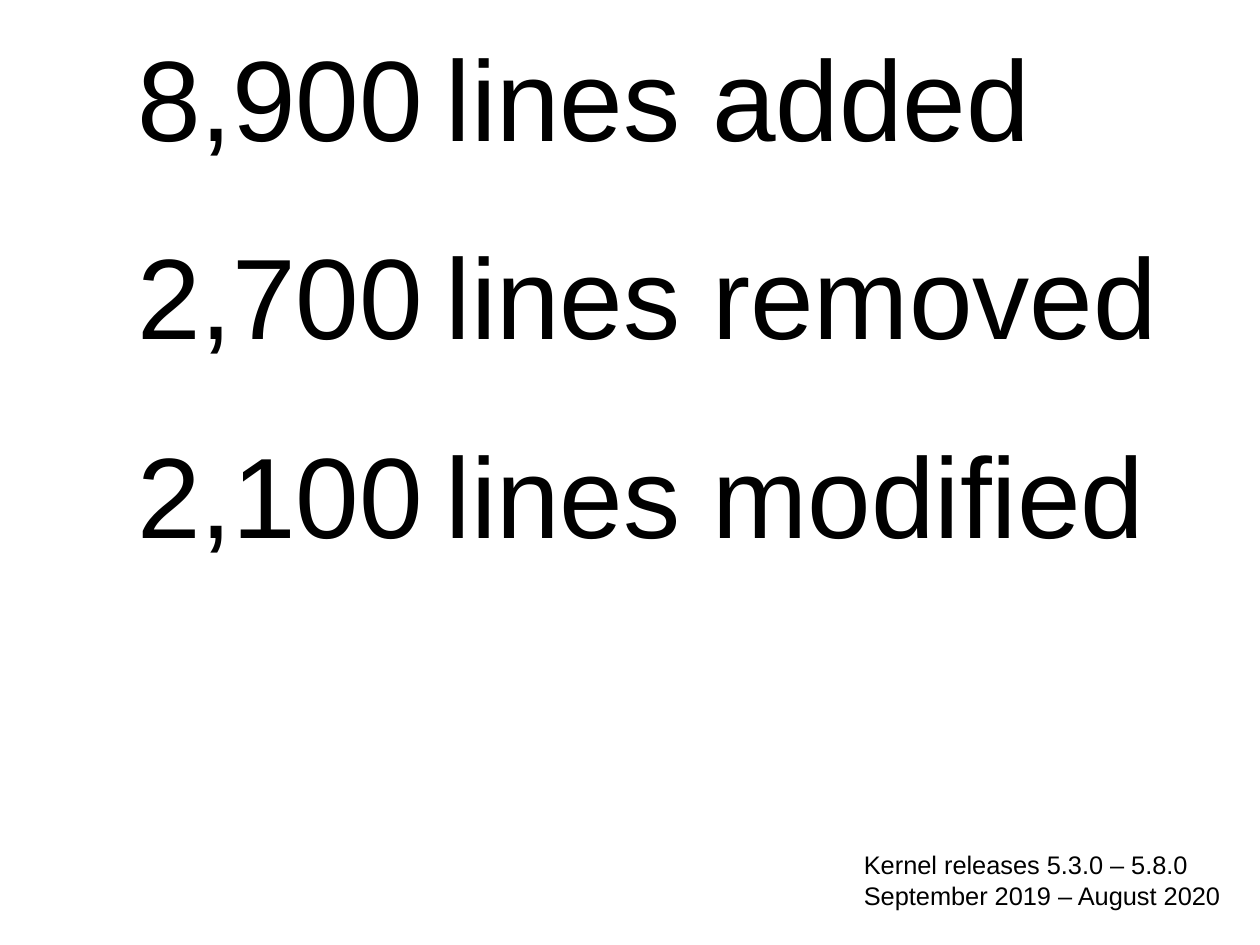
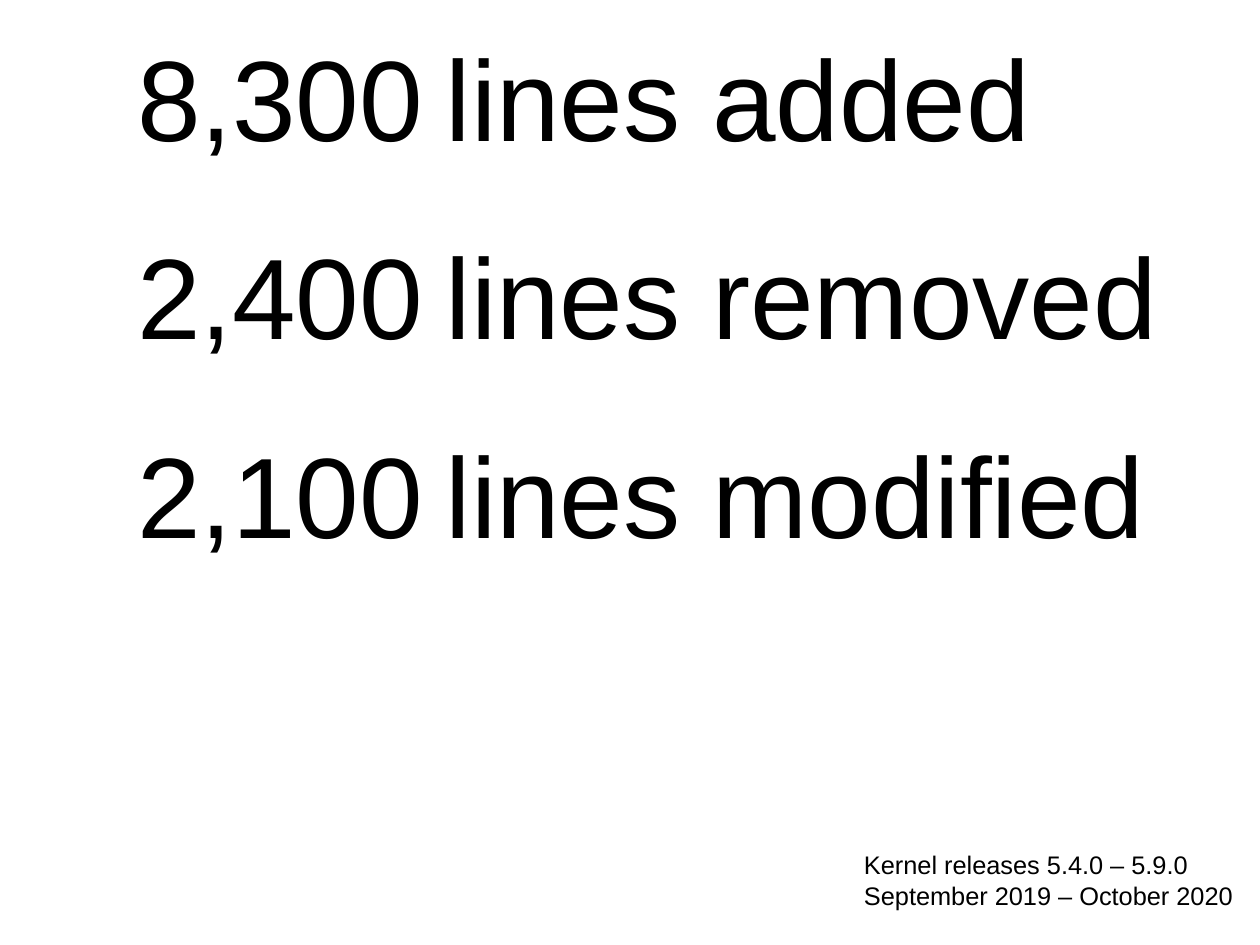
Before and after one commit to gregkh/presentation-linux-maintainer, a slide deck: slide 7 of maintainer.odp. Drawn at 1260x945 pixels with LibreOffice and Linux fonts; fonts in the diff are those of the drawing. Boxes give left, top, right and bottom in pixels: in the first picture for what was removed or moved away, otherwise in the second. Text is boxed around its words. In the diff, an @@ line names an element or a change of style, - is before the commit and + after.

Commit message:
more presentation updates

```diff
--- a/maintainer.odp
+++ b/maintainer.odp
@@ table at (5,32,1258,628) @@
-row 1, column 1: 8,900
+row 1, column 1: 8,300
-row 2, column 1: 2,700
+row 2, column 1: 2,400
@@ text at (864,855,1232,910): text changed @@
-Kernel releases 5.3.0 – 5.8.0
-September 2019 – August 2020
+Kernel releases 5.4.0 – 5.9.0
+September 2019 – October 2020
```
Also in this commit, not shown: 4 other slides changed, 1 other file.
